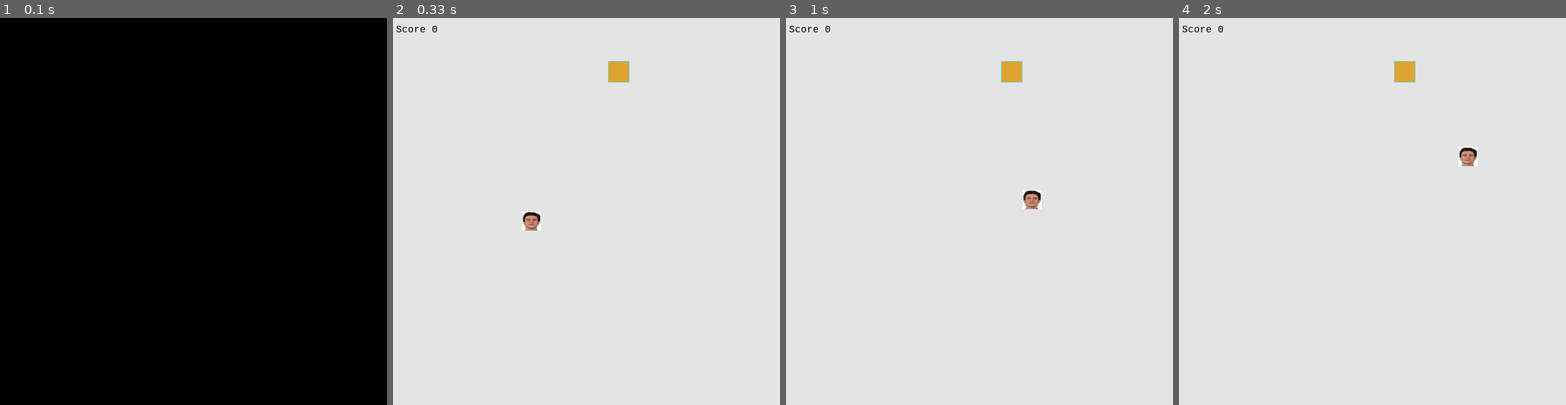
Above: before the commit, frames 1-4 (left to right).
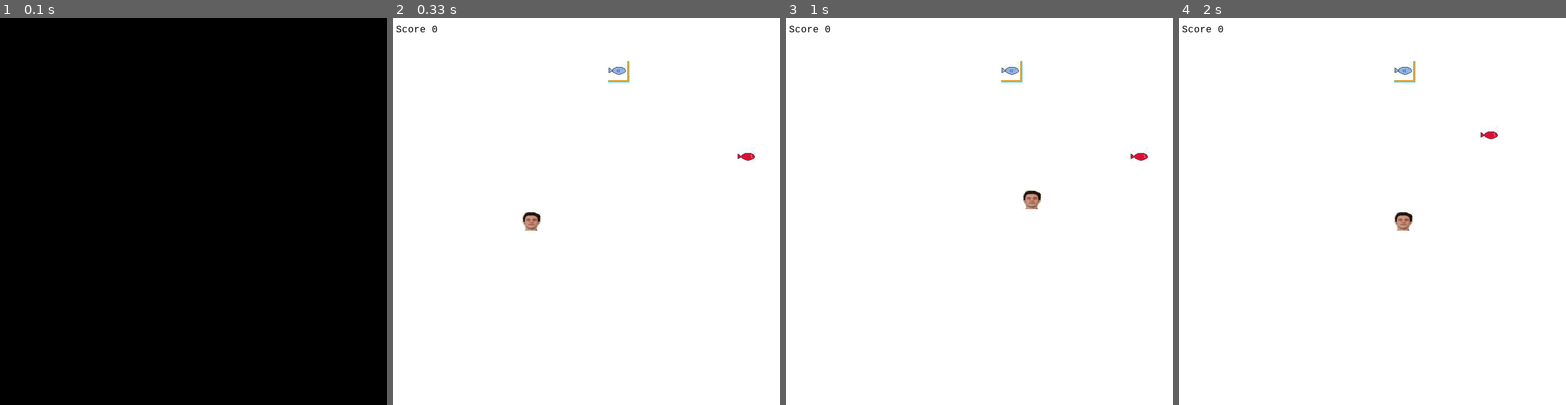
Above: after the commit, the same moments.

Repository: benturnerrocks/pygame
Game: pygame game, started from snake.py
The game is run twice, just before and just after one commit, with the same random seed, the same clock (stepped at 60 frames per second) and the same inputs.
Inputs:
- Up to frame 1 (0.1 s): no input
- Up to frame 2 (0.33 s): no input
- Up to frame 3 (1 s): hold Right 0.33-0.8 s; hold Up from 0.83 s (still down)
- Up to frame 4 (2 s): release Up at 1.13 s; hold Right 1.17-1.63 s; hold Left from 1.67 s (still down)

Frame 1 is identical in both runs. In frame 2, 100% of the frame differs, in the area x 0-100%, y 0-100%; in frame 3, 100%; in frame 4, 100%.

Commit message:
added evil fish and sfx

Diff:
--- a/snake.py
+++ b/snake.py
@@ -11,6 +11,11 @@
         # Special thanks to YouTubers Mini - Cafetos and Knivens Beast for raising this issue!
         # Code adjustment courtesy of YouTuber Elija de Hoog
         self.score = 0
+        self.speed = 10
+        self.keyboard = [up,down,left,right]
+
+    def get_speed(self):
+        return self.speed
 
     def get_head_position(self):
         return self.positions[0]
@@ -45,10 +50,10 @@
                 self.positions.pop()
 
     def reset(self):
-        self.length = 1
-        self.positions = [((screen_width/2), (screen_height/2))]
-        self.direction = random.choice([up, down, left, right])
-        self.score = 0
+        old_score = self.score
+        self.__init__()
+        self.score = min([old_score,self.score])
+        pygame.mixer.Sound.play(dead_sfx)
 
     def draw_body(self,surface):
         if self.length < 3:
@@ -80,15 +85,30 @@
                 sys.exit()
             elif event.type == pygame.KEYDOWN:
                 if event.key == pygame.K_UP:
-                    self.turn(up)
+                    self.turn(self.keyboard[0])
                 elif event.key == pygame.K_DOWN:
-                    self.turn(down)
+                    self.turn(self.keyboard[1])
                 elif event.key == pygame.K_LEFT:
-                    self.turn(left)
+                    self.turn(self.keyboard[2])
                 elif event.key == pygame.K_RIGHT:
-                    self.turn(right)
-
-class Food():
+                    self.turn(self.keyboard[3])
+
+    def evil_action(self):
+        action = random.randint(0,4)
+
+        if action == 0:
+            self.speed += 5
+        elif action == 1:
+            self.length += 5
+        elif action == 2:
+            self.score -= 10
+        elif action == 3:
+            self.reset()
+        elif action == 4:
+            self.keyboard = [down,up,right,left]
+
+
+class Fish():
     def __init__(self):
         self.position = (0,0)
         self.color = (223, 163, 49)
@@ -102,12 +122,17 @@
         pygame.draw.rect(surface, self.color, r)
         pygame.draw.rect(surface, (93, 216, 228), r, 1)
 
+    def get_position(self):
+        return self.position
+
+
+
 def drawBackground(surface):
     for y in range(0, int(grid_height)):
         for x in range(0, int(grid_width)):
-
             r = pygame.Rect((x*gridsize, y*gridsize), (gridsize,gridsize))
-            pygame.draw.rect(surface,(228,228,228), r)
+            pygame.draw.rect(surface,(255,255,255), r)
+
 
 screen_width = 648
 screen_height = 648
@@ -121,6 +146,7 @@
 left = (-1,0)
 right = (1,0)
 
+
 def main():
     pygame.init()
 
@@ -135,29 +161,45 @@
     head = pygame.image.load('data/gfx/snake_head.jpg')
     body = pygame.image.load('data/gfx/snake_body.jpg')
     tail = pygame.image.load('data/gfx/snake_tail.jpg')
-    food = Food()
+    food = Fish()
     fish = pygame.image.load('data/gfx/fish.jpg')
+    evil_food = Fish()
+    evil_fish = pygame.image.load('data/gfx/fish_evil.jpg')
+
+    bad_sfx = pygame.mixer.Sound("data/sfx/Bad.wav")
+    food_sfx = pygame.mixer.Sound("data/sfx/Food.wav")
+    global dead_sfx
+    dead_sfx = pygame.mixer.Sound("data/sfx/Dead.wav")
 
     myfont = pygame.font.SysFont("monospace",16)
 
     while (True):
-        clock.tick(10)
+        clock.tick(snake.get_speed())
         snake.handle_keys()
         drawBackground(surface)
         snake.move()
-        if snake.get_head_position() == food.position:
+        if snake.get_head_position() == food.get_position():
             snake.length += 1
             snake.score += 1
             food.randomize_position()
+            pygame.mixer.Sound.play(food_sfx)
+        elif snake.get_head_position() == evil_food.get_position():
+            snake.evil_action()
+            evil_food.randomize_position()
+            pygame.mixer.Sound.play(bad_sfx)
+
         snake.draw_head(head)
         snake.draw_body(body)
         snake.draw_tail(tail)
+        food.draw(fish)
         food.draw(surface)
         screen.blit(surface, (0,0))
         screen.blit(head, snake.get_head_position())
         for block in snake.get_body_position():
             screen.blit(body, block)
         screen.blit(tail, snake.get_tail_position())
+        screen.blit(fish, food.get_position())
+        screen.blit(evil_fish, evil_food.get_position())
         text = myfont.render("Score {0}".format(snake.score), 1, (0,0,0))
         screen.blit(text, (5,10))
         pygame.display.update()
Not shown, changed: .DS_Store
Not shown, changed: data/.DS_Store
Not shown, added: data/sfx/.DS_Store
Not shown, added: data/sfx/Bad.m4a
Not shown, added: data/sfx/Bad.wav
Not shown, added: data/sfx/Dead.m4a
Not shown, added: data/sfx/Dead.wav
Not shown, added: data/sfx/Food.m4a
Not shown, added: data/sfx/Food.wav
